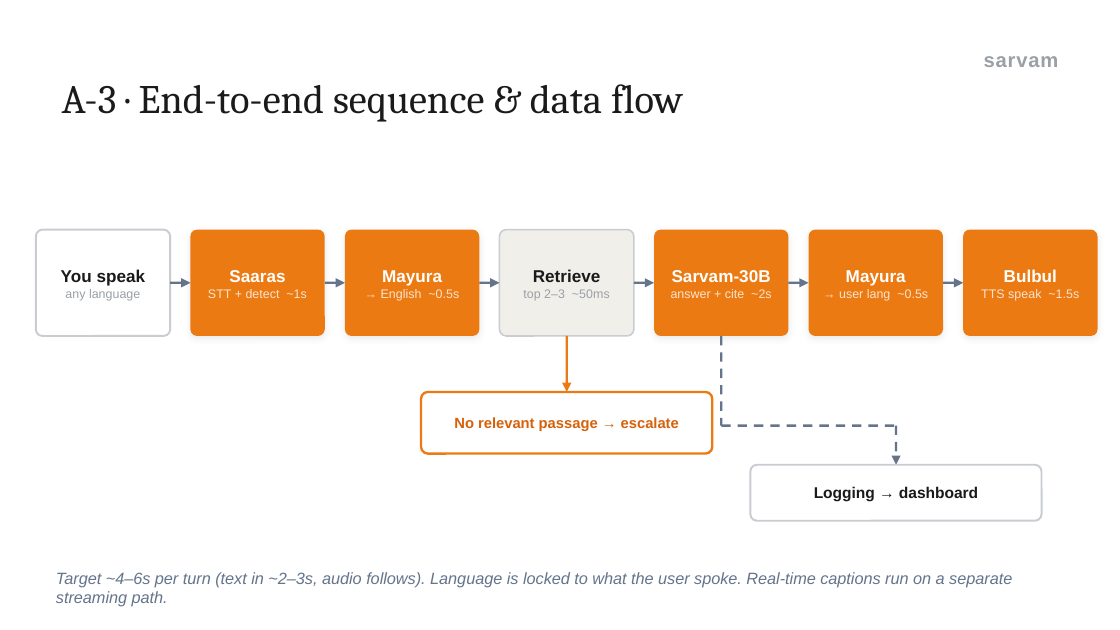
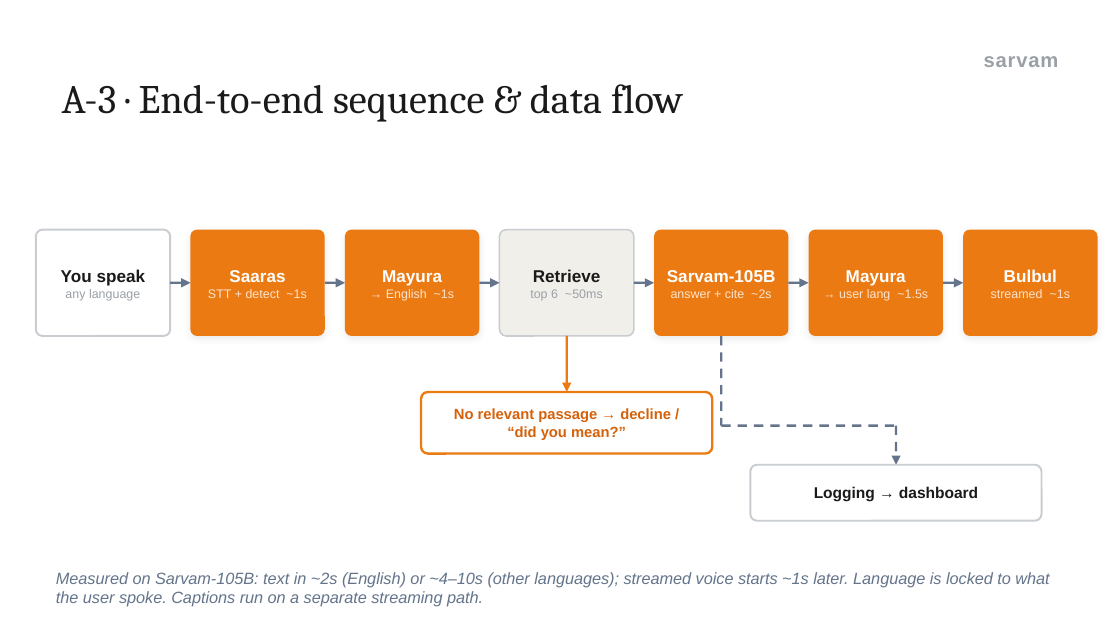
Before and after one commit to vihb09/pnb-sahayak, a slide deck: slide 17 of docs/decks/PNB-Sahayak-Business-Case-and-Architecture.pptx (slide 14 before the commit). Drawn at 1120x630 pixels with LibreOffice and Linux fonts; fonts in the diff are those of the drawing. Boxes give left, top, right and bottom in pixels: in the first picture for what was removed or moved away, otherwise in the second. Text is boxed around its words. In the diff, an @@ line names an element or a change of style, - is before the commit and + after.

```diff
--- a/docs/decks/PNB-Sahayak-Business-Case-and-Architecture.pptx
+++ b/docs/decks/PNB-Sahayak-Business-Case-and-Architecture.pptx
@@ text at (x1=386, y1=289, x2=454, y2=301): text changed @@
-→ English ~0.5s
+→ English ~1s
@@ text at (x1=530, y1=289, x2=603, y2=300): text changed @@
-top 2–3 ~50ms
+top 6 ~50ms
@@ text at (x1=667, y1=270, x2=776, y2=282): text changed @@
-Sarvam-30B
+Sarvam-105B
@@ text at (x1=839, y1=289, x2=928, y2=301): text changed @@
-→ user lang ~0.5s
+→ user lang ~1.5s
@@ text at (x1=991, y1=289, x2=1070, y2=298): text changed @@
-TTS speak ~1.5s
+streamed ~1s
@@ text at (x1=454, y1=408, x2=671, y2=440): text changed @@
-No relevant passage → escalate
+No relevant passage → decline / “did you mean?”
@@ text at (x1=56, y1=572, x2=1049, y2=607): text changed @@
-Target ~4–6s per turn (text in ~2–3s, audio follows). Language is locked to what the user spoke. Real-time captions run on a separate streaming path.
+Measured on Sarvam-105B: text in ~2s (English) or ~4–10s (other languages); streamed voice starts ~1s later. Language is locked to what the user spoke. Captions run on a separate streaming path.
```
Also in this commit, not shown: 9 other slides changed, 3 slides added, 8 other files.
